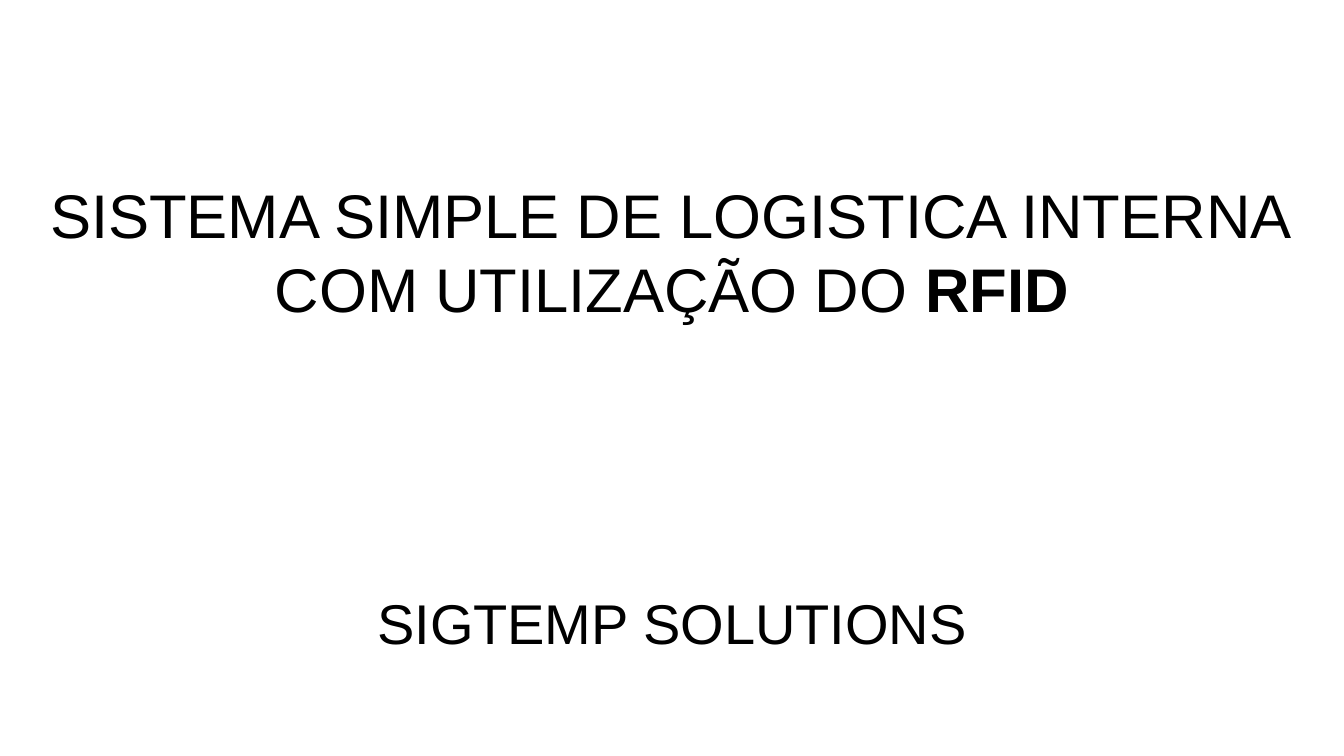
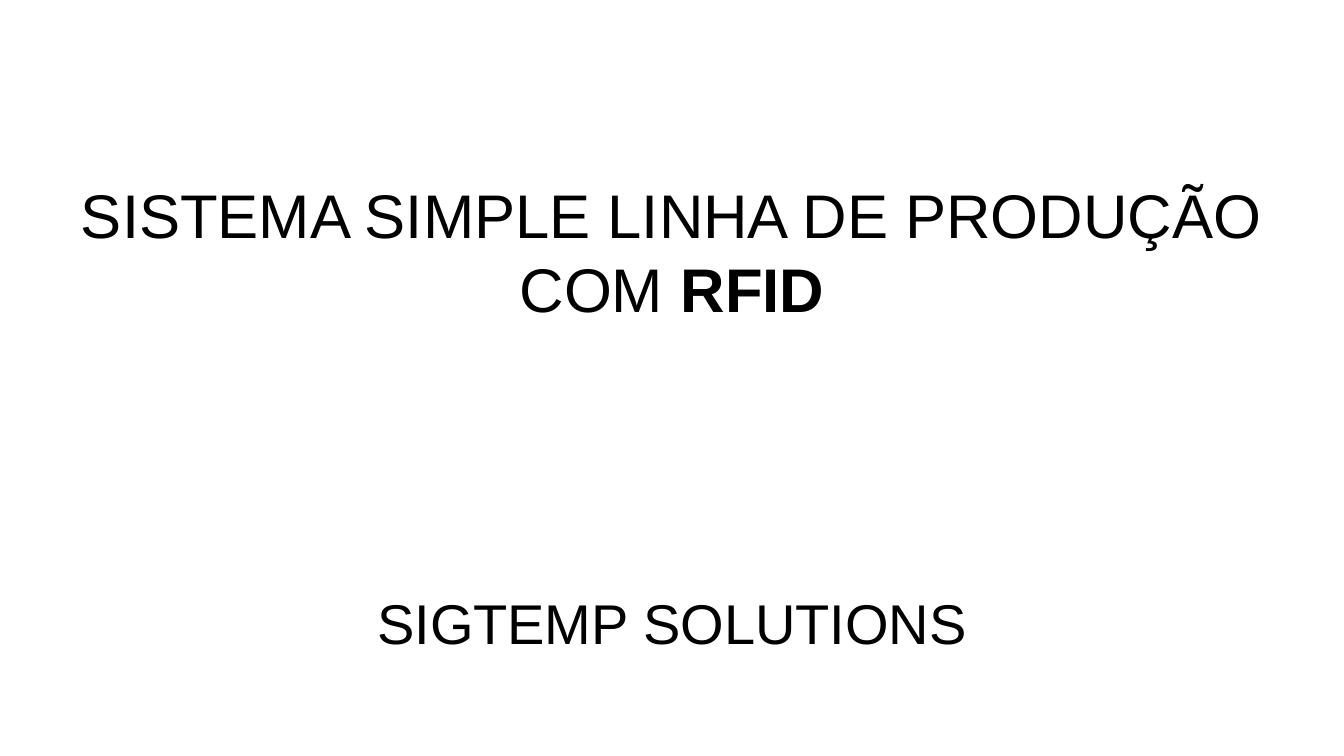
Before and after one commit to schotka/Prointer-V, a slide deck: slide 2 of 01-12-2020/Apresentação-faculdade - felipe schotka.pptx. Drawn at 1344x756 pixels with LibreOffice and Linux fonts; fonts in the diff are those of the drawing; background and template pictures are left out. Boxes give left, top, right and bottom in pixels: in the first picture for what was removed or moved away, otherwise in the second. Text is boxed around its words. In the diff, an @@ line names an element or a change of style, - is before the commit and + after.

```diff
--- a/01-12-2020/Apresentação-faculdade - felipe schotka.pptx
+++ b/01-12-2020/Apresentação-faculdade - felipe schotka.pptx
@@ text at (81, 189, 1261, 313): text changed @@
-SISTEMA SIMPLE DE LOGISTICA INTERNA
-COM UTILIZAÇÃO DO RFID
+SISTEMA SIMPLE LINHA DE PRODUÇÃO
+COM RFID
```
Also in this commit, not shown: 5 other slides changed, 3 slides added, 4 slides removed, 3 other files.
